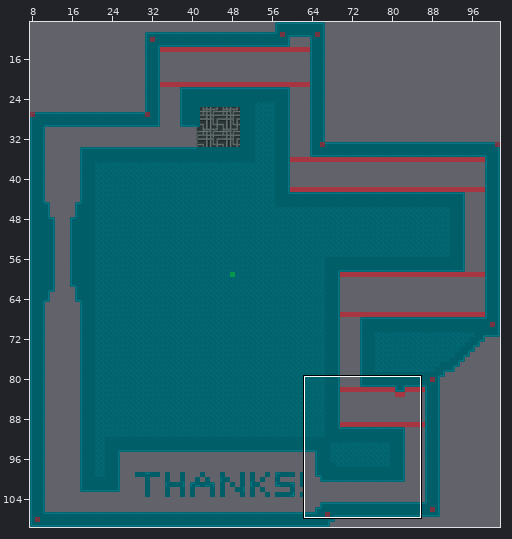
One commit to this Tiled map (JSON): assets/jsons/levels/level21.json. Above, an overview of the earlier version with the close-up marked.
Close-up. Earlier state:
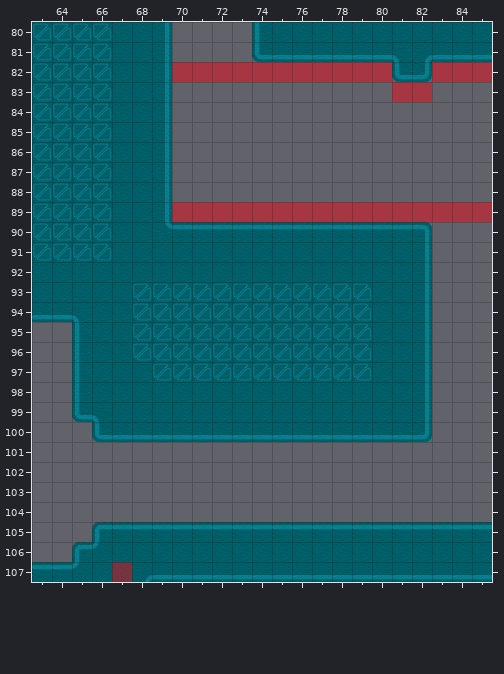
Cells are 64x64 px. Shown: x 63..85, y 80..107. The commit also changed other parts of the map, which this record leaves out. Not drawn, because the pictures are missing: unchanged layer "Terrain".
After:
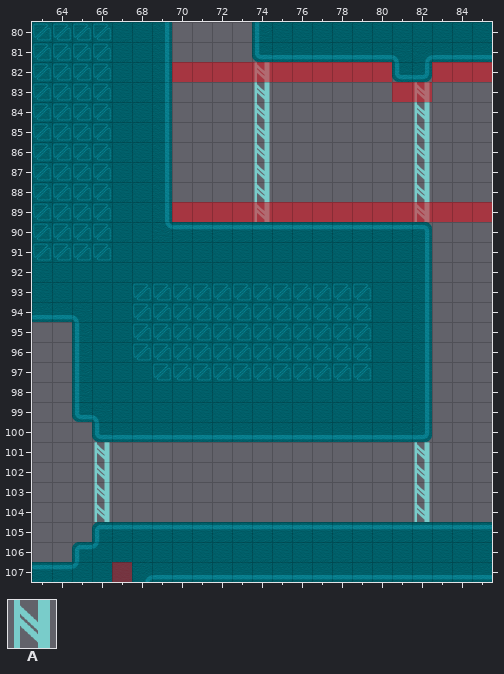
Key: from "supports": A 0 "supports".
_ is an empty cell.
The edit:
Changed rows in their new state; . is an unchanged cell.
Layer "Supports":
first column x 74:
 82 A........
 83 A.......A
 84 A.......A
 85 A.......A
 86 A.......A
 87 A.......A
 88 A.......A
 89 A.......A
first column x 66:
101 A...............A
102 A...............A
103 A...............A
104 A...............A
Changed places in both close-ups, as pixel boxes (x1, y1, x2, y2):
added: (254, 62, 270, 222)
added: (414, 82, 430, 222)
added: (94, 442, 110, 522)
added: (414, 442, 430, 522)
